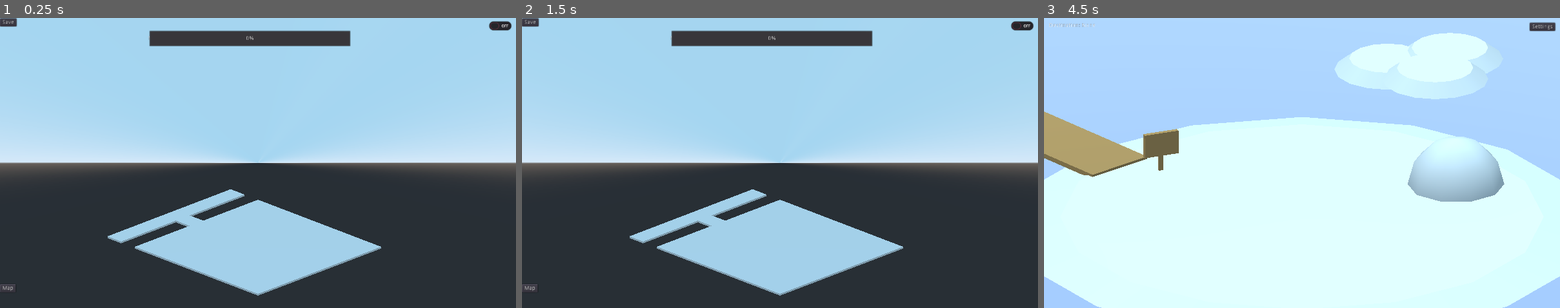
Above: before the commit, frames 1-3 (left to right).
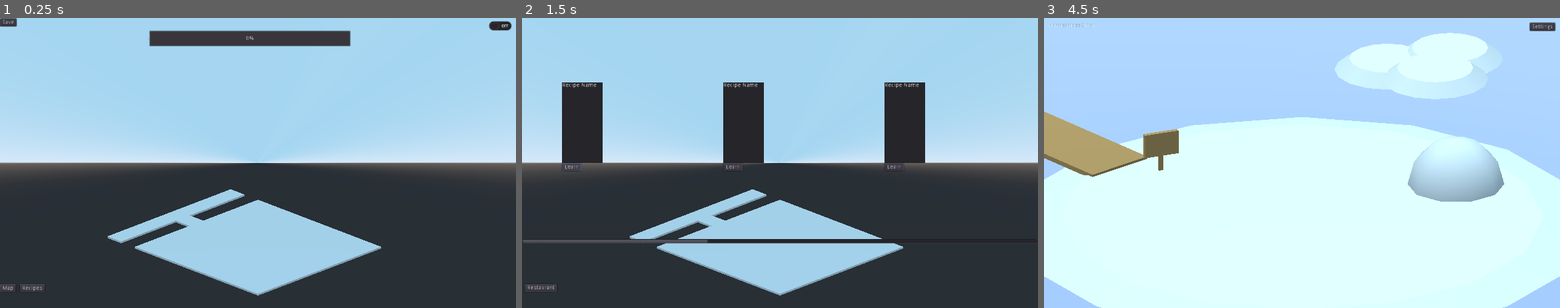
Above: after the commit, the same moments.

Repository: bigigloogames/Emperor-s-Restaurant
Game: Godot game, scene res://scenes/Restaurant.tscn
The game is run twice, just before and just after one commit, with the same random seed, the same clock (stepped at 60 frames per second) and the same inputs. The project has no main scene, so this scene is started directly.
Inputs (mouse positions are in pixels of both pictures, inside the frame that each line leads up to):
- Up to frame 1 (0.25 s): no input
- Up to frame 2 (1.5 s): click (552, 287) at 0.5 s, where only the run after the commit has a clickable "Recipes"; click (573, 165) at 1.25 s, where only the run after the commit has a clickable "Learn"
- Up to frame 3 (4.5 s): click (1255, 165) at 2 s, where only the run after the commit has a clickable "Learn"; click (1415, 165) at 2.75 s, where only the run after the commit has a clickable "Learn"; click (1064, 287) at 3.5 s, where only the run after the commit has a clickable "Restaurant"; click "Map" at 4.25 s

The runs differ from the first frame. In frame 1, less than 0.1% of the frame differs, in the area x 3-9%, y 91-95%; in frame 2, 10%, in the area x 0-100%, y 0-95%; in frame 3, nothing differs.

Commit message:
Add Recipes Scroll Container

Diff:
--- a/scenes/Restaurant.tscn
+++ b/scenes/Restaurant.tscn
@@ -1,8 +1,9 @@
-[gd_scene load_steps=9 format=2]
+[gd_scene load_steps=10 format=2]
 
 [ext_resource path="res://MeshLibrary.tres" type="MeshLibrary" id=1]
 [ext_resource path="res://scripts/Restaurant.gd" type="Script" id=2]
 [ext_resource path="res://scripts/Camera.gd" type="Script" id=3]
+[ext_resource path="res://scripts/Recipes.gd" type="Script" id=4]
 [ext_resource path="res://scripts/FurniList.gd" type="Script" id=5]
 [ext_resource path="res://scripts/Astar.gd" type="Script" id=6]
 [ext_resource path="res://scripts/Floor.gd" type="Script" id=7]
@@ -83,6 +84,20 @@
 "_edit_use_anchors_": false
 }
 
+[node name="Recipes" type="Button" parent="Control/Menu"]
+anchor_left = 0.5
+anchor_top = 1.0
+anchor_right = 0.5
+anchor_bottom = 1.0
+margin_left = 48.7676
+margin_top = 659.748
+margin_right = 110.768
+margin_bottom = 679.748
+text = "Recipes"
+__meta__ = {
+"_edit_use_anchors_": false
+}
+
 [node name="BuildMode" type="CheckButton" parent="Control"]
 anchor_left = 1.0
 anchor_right = 1.0
@@ -158,6 +173,35 @@
 margin_top = 32.0
 margin_right = -4.0
 margin_bottom = -4.0
+
+[node name="Recipes" type="Control" parent="."]
+visible = false
+anchor_right = 1.0
+anchor_bottom = 1.0
+__meta__ = {
+"_edit_use_anchors_": false
+}
+
+[node name="RecipeScroll" type="ScrollContainer" parent="Recipes"]
+anchor_top = 0.5
+anchor_right = 1.0
+anchor_bottom = 0.5
+margin_top = -200.0
+margin_bottom = 200.0
+scroll_vertical_enabled = false
+script = ExtResource( 4 )
+__meta__ = {
+"_edit_use_anchors_": false
+}
+
+[node name="HBoxContainer" type="HBoxContainer" parent="Recipes/RecipeScroll"]
+
+[node name="Recipes" type="Button" parent="Recipes"]
+margin_left = 7.27661
+margin_top = 660.121
+margin_right = 87.2766
+margin_bottom = 680.121
+text = "Restaurant"
 
 [node name="Floor" type="GridMap" parent="."]
 mesh_library = ExtResource( 1 )
@@ -202,7 +246,9 @@
 [connection signal="value_changed" from="Control/Menu/ExpBar" to="." method="_on_ExpBar_value_changed"]
 [connection signal="pressed" from="Control/Menu/Map" to="." method="_on_Map_pressed"]
 [connection signal="pressed" from="Control/Menu/Save" to="." method="_on_Save_pressed"]
+[connection signal="pressed" from="Control/Menu/Recipes" to="." method="_on_Recipes_pressed"]
 [connection signal="toggled" from="Control/BuildMode" to="." method="_on_BuildMode_toggled"]
 [connection signal="item_selected" from="Control/Build/Inventory/Chairs" to="." method="_on_ItemList_item_selected"]
+[connection signal="pressed" from="Recipes/Recipes" to="." method="_on_Recipes_pressed"]
 [connection signal="timeout" from="CustomerTimer" to="." method="_on_CustomerTimer_timeout"]
 [connection signal="body_entered" from="Exit" to="." method="_on_Exit_body_entered"]
--- /dev/null
+++ b/scripts/Recipes.gd
@@ -0,0 +1,28 @@
+extends ScrollContainer
+
+onready var HBox = $HBoxContainer
+
+
+# Called when the node enters the scene tree for the first time.
+func _ready():
+	HBox.set("custom_constants/separation", 400)
+	for x in 10:
+		var control = Control.new()
+		var recipe_panel = Panel.new()
+		recipe_panel.rect_size.x = 100
+		recipe_panel.rect_size.y = 200
+		recipe_panel.rect_position.x = 100
+		var recipe_label = Label.new()
+		recipe_label.text = "Recipe Name"
+		recipe_panel.add_child(recipe_label)
+		var recipe_button = Button.new()
+		recipe_button.text = "Learn"
+		recipe_button.rect_position.y = 200
+		recipe_panel.add_child(recipe_button)
+		control.add_child(recipe_panel)
+		HBox.add_child(control)
+
+
+# Called every frame. 'delta' is the elapsed time since the previous frame.
+#func _process(delta):
+#	pass
--- a/scripts/Restaurant.gd
+++ b/scripts/Restaurant.gd
@@ -7,6 +7,7 @@
 
 onready var Cam = $CameraOrigin/Camera
 onready var Build = $Control/Build
+onready var BuildMode = $Control/BuildMode
 onready var FurniList = $Control/Build/Inventory/Chairs
 onready var Floor = $Floor
 onready var Furni = $Furniture
@@ -15,6 +16,7 @@
 onready var ExpBar = $Control/Menu/ExpBar
 onready var Level = $Control/Menu/Level
 onready var CustomerTimer = $CustomerTimer
+onready var Recipes = $Recipes
 var sav_dict = {}
 var seats = []
 var selected_item = -1
@@ -180,3 +182,9 @@
 
 func _on_Map_pressed():
 	get_tree().change_scene("res://scenes/Map.tscn")
+
+
+func _on_Recipes_pressed():
+	Recipes.visible = !Recipes.visible
+	Menu.visible = !Menu.visible
+	BuildMode.visible = !BuildMode.visible
